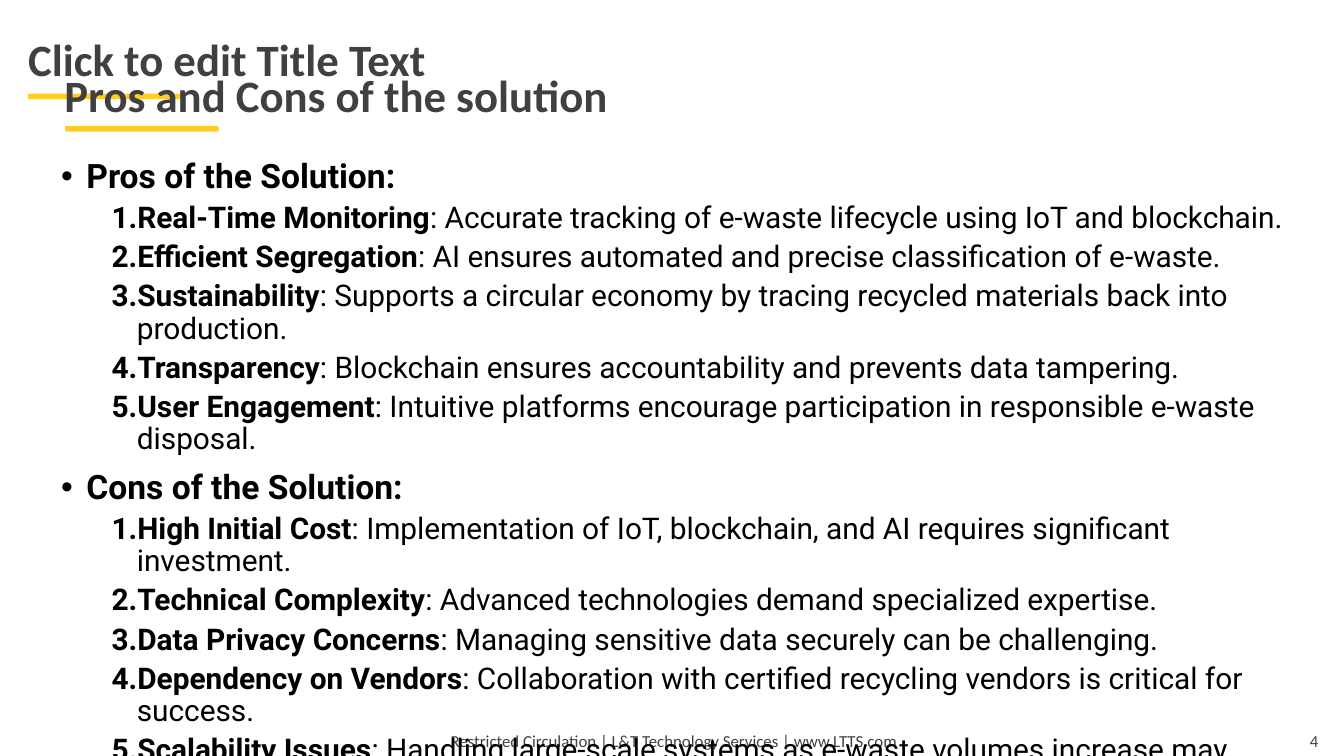
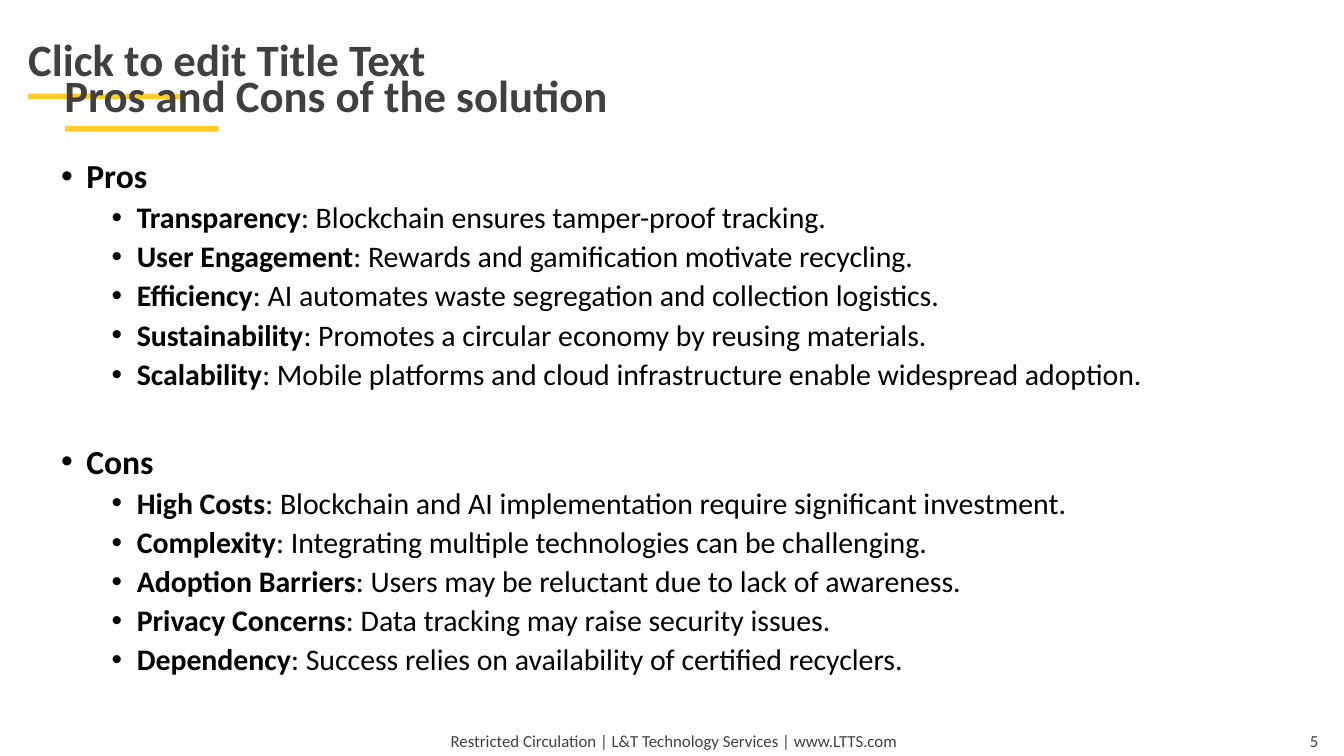
Before and after one commit to nishanthkj/L-T, a slide deck: slide 5 of E-Waste_Tracking_and_management/PPT/PID_0000_TG08003219_PresentationRound.pptx (slide 4 before the commit). Drawn at 1344x756 pixels with LibreOffice and Linux fonts; fonts in the diff are those of the drawing; background and template pictures are left out. Boxes give left, top, right and bottom in pixels: in the first picture for what was removed or moved away, otherwise in the second. Text is boxed around its words. In the diff, an @@ line names an element or a change of style, - is before the commit and + after.

```diff
--- a/E-Waste_Tracking_and_management/PPT/PID_0000_TG08003219_PresentationRound.pptx
+++ b/E-Waste_Tracking_and_management/PPT/PID_0000_TG08003219_PresentationRound.pptx
@@ text at box(86, 166, 1142, 675): text changed; font Roboto to Calibri @@
-• Pros of the Solution:
-  1. Real-Time Monitoring: Accurate tracking of e-waste lifecycle using IoT and blockchain.
-  2. Efficient Segregation: AI ensures automated and precise classification of e-waste.
-  3. Sustainability: Supports a circular economy by tracing recycled materials back into production.
-  4. Transparency: Blockchain ensures accountability and prevents data tampering.
-  5. User Engagement: Intuitive platforms encourage participation in responsible e-waste disposal.
-• Cons of the Solution:
-  1. High Initial Cost: Implementation of IoT, blockchain, and AI requires significant investment.
-  2. Technical Complexity: Advanced technologies demand specialized expertise.
-  3. Data Privacy Concerns: Managing sensitive data securely can be challenging.
-  4. Dependency on Vendors: Collaboration with certified recycling vendors is critical for success.
-  5. Scalability Issues: Handling large-scale systems as e-waste volumes increase may pose challenges.
+• Pros
+  • Transparency: Blockchain ensures tamper-proof tracking.
+  • User Engagement: Rewards and gamification motivate recycling.
+  • Efficiency: AI automates waste segregation and collection logistics.
+  • Sustainability: Promotes a circular economy by reusing materials.
+  • Scalability: Mobile platforms and cloud infrastructure enable widespread adoption.
+• Cons
+  • High Costs: Blockchain and AI implementation require significant investment.
+  • Complexity: Integrating multiple technologies can be challenging.
+  • Adoption Barriers: Users may be reluctant due to lack of awareness.
+  • Privacy Concerns: Data tracking may raise security issues.
+  • Dependency: Success relies on availability of certified recyclers.
@@ page number at box(1310, 736, 1319, 747): text changed @@
-4
+5
```
Also in this commit, not shown: 7 other slides changed, 5 slides added, 3 slides removed, 5 other files.
